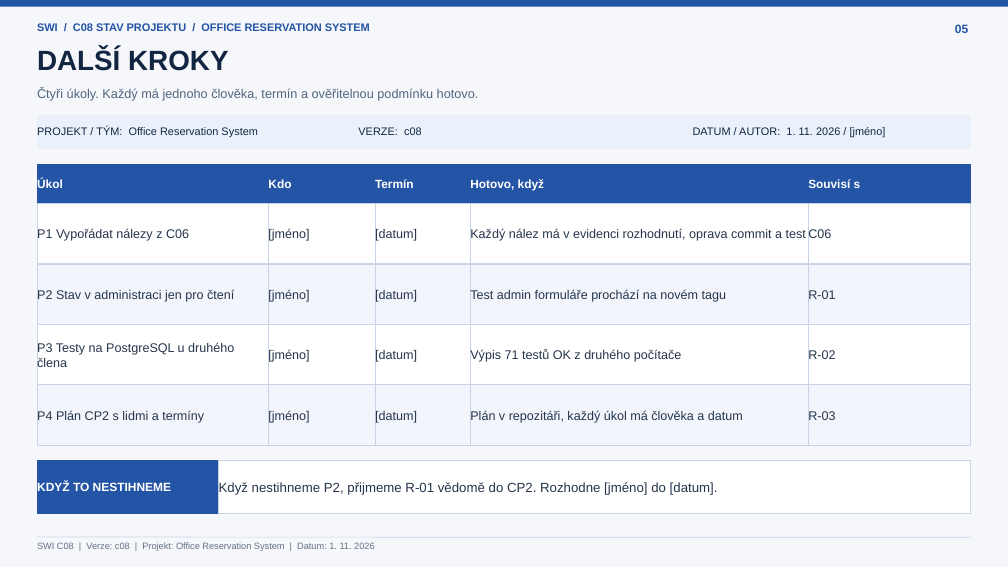
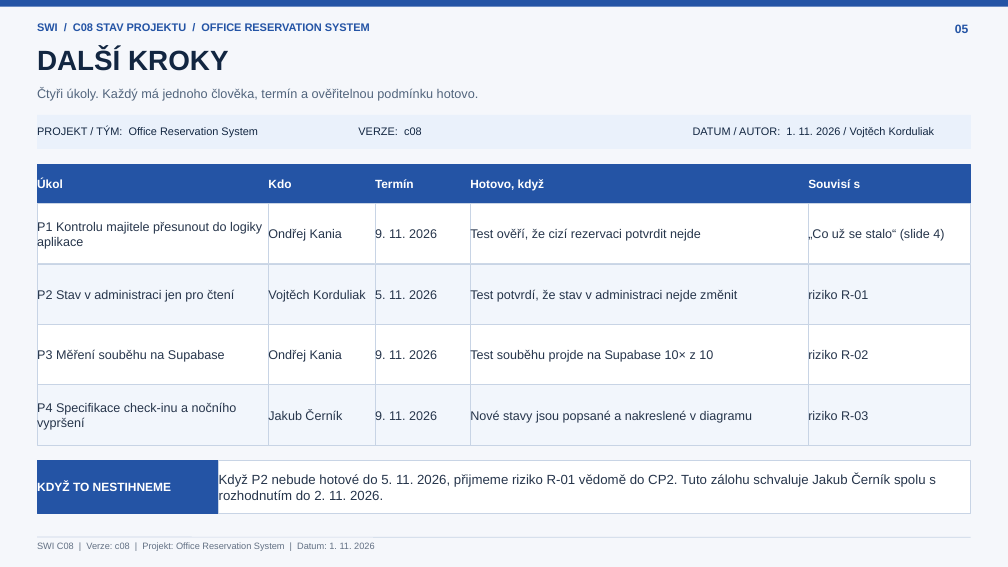
Before and after one commit to jakubcernik/Office-Reservation-System, a slide deck: slide 5 of docs/ORS_C08_Project_Status.pptx. Drawn at 1008x567 pixels with LibreOffice and Linux fonts; fonts in the diff are those of the drawing. Boxes give left, top, right and bottom in pixels: in the first picture for what was removed or moved away, otherwise in the second. Text is boxed around its words. In the diff, an @@ line names an element or a change of style, - is before the commit and + after.

```diff
--- a/docs/ORS_C08_Project_Status.pptx
+++ b/docs/ORS_C08_Project_Status.pptx
@@ text in rectangle at (693,127,935,138): text changed @@
-DATUM / AUTOR: 1. 11. 2026 / [jméno]
+DATUM / AUTOR: 1. 11. 2026 / Vojtěch Korduliak
@@ text in rectangle at (37,221,262,249): text changed @@
-P1 Vypořádat nálezy z C06
+P1 Kontrolu majitele přesunout do logiky aplikace
@@ text in rectangle at (268,228,342,241): text changed @@
-[jméno]
+Ondřej Kania
@@ text in rectangle at (375,228,437,241): text changed @@
-[datum]
+9. 11. 2026
@@ text in rectangle at (470,228,701,241): text changed @@
-Každý nález má v evidenci rozhodnutí, oprava commit a test
+Test ověří, že cizí rezervaci potvrdit nejde
@@ text in rectangle at (808,228,944,241): text changed @@
-C06
+„Co už se stalo“ (slide 4)
@@ text in rectangle at (268,289,365,302): text changed @@
-[jméno]
+Vojtěch Korduliak
@@ text in rectangle at (375,289,437,302): text changed @@
-[datum]
+5. 11. 2026
@@ text in rectangle at (470,289,737,302): text changed @@
-Test admin formuláře prochází na novém tagu
+Test potvrdí, že stav v administraci nejde změnit
@@ text in rectangle at (808,289,868,302): text changed @@
-R-01
+riziko R-01
@@ text in rectangle at (37,349,225,362): text changed @@
-P3 Testy na PostgreSQL u druhého člena
+P3 Měření souběhu na Supabase
@@ text in rectangle at (268,349,342,362): text changed @@
-[jméno]
+Ondřej Kania
@@ text in rectangle at (375,349,437,362): text changed @@
-[datum]
+9. 11. 2026
@@ text in rectangle at (470,349,713,362): text changed @@
-Výpis 71 testů OK z druhého počítače
+Test souběhu projde na Supabase 10× z 10
@@ text in rectangle at (808,349,868,362): text changed @@
-R-02
+riziko R-02
@@ text in rectangle at (37,402,237,430): text changed @@
-P4 Plán CP2 s lidmi a termíny
+P4 Specifikace check-inu a nočního vypršení
@@ text in rectangle at (268,410,342,423): text changed @@
-[jméno]
+Jakub Černík
@@ text in rectangle at (375,410,437,423): text changed @@
-[datum]
+9. 11. 2026
@@ text in rectangle at (470,410,752,423): text changed @@
-Plán v repozitáři, každý úkol má člověka a datum
+Nové stavy jsou popsané a nakreslené v diagramu
@@ text in rectangle at (808,410,868,423): text changed @@
-R-03
+riziko R-03
@@ text in rectangle at (219,473,936,500): text changed @@
-Když nestihneme P2, přijmeme R-01 vědomě do CP2. Rozhodne [jméno] do [datum].
+Když P2 nebude hotové do 5. 11. 2026, přijmeme riziko R-01 vědomě do CP2. Tuto zálohu schvaluje Jakub Černík spolu s rozhodnutím do 2. 11. 2026.
```
Also in this commit, not shown: 5 other slides changed, 2 other files.
